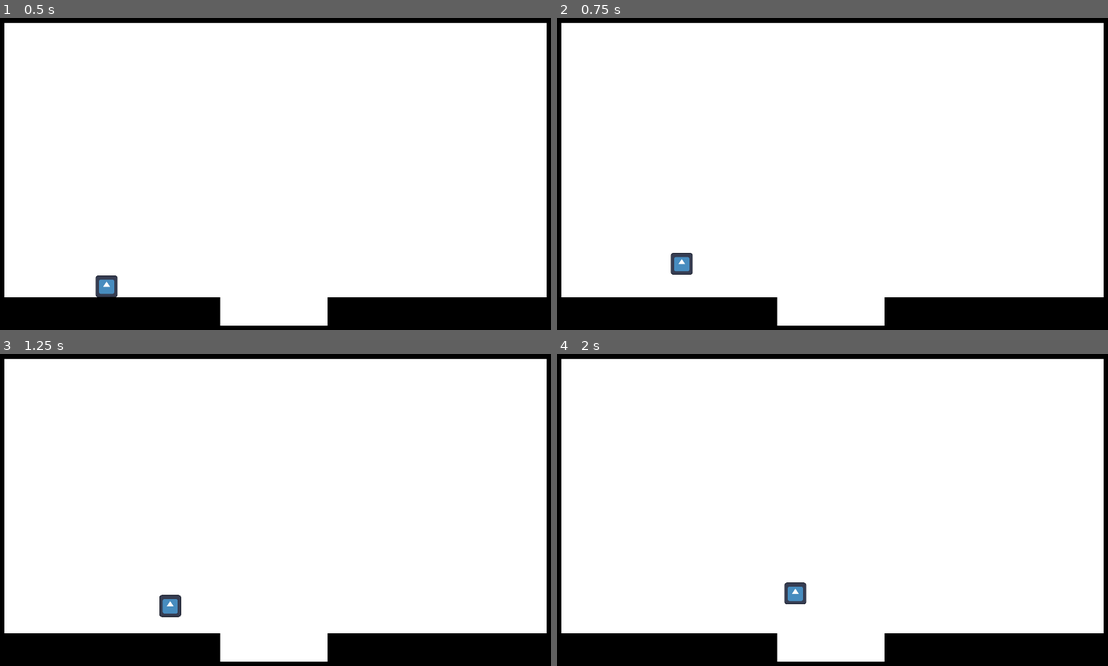
Above: before the commit, frames 1-4 (two rows, left to right).
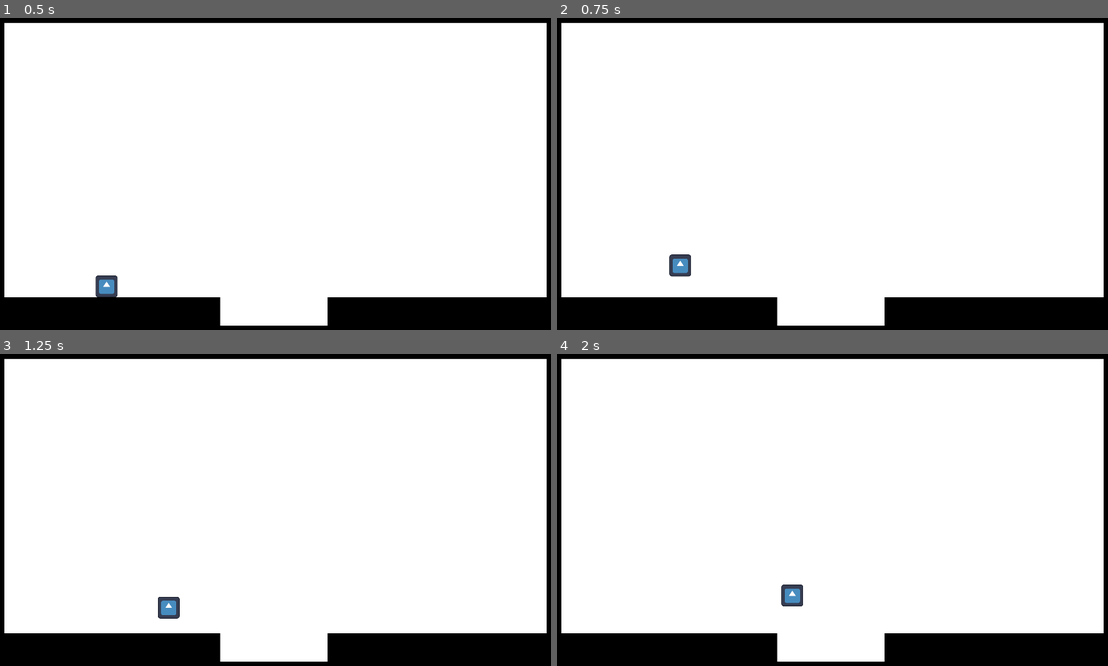
Above: after the commit, the same moments.

Repository: djfieldwpi/alt-ctrl-mqp
Game: Godot game, scene res://Empty.tscn
The game is run twice, just before and just after one commit, with the same random seed, the same clock (stepped at 60 frames per second) and the same inputs. The engine's default icon, where the game draws it, is replaced by a stand-in: a white triangle on a blue panel in a dark square.
Inputs:
- Up to frame 1 (0.5 s): no input
- Up to frame 2 (0.75 s): tap Enter (ui_accept) at 0.5 s; hold Right (ui_right) from 0.53 s (still down); tap Ctrl (Crawl, bound only after the commit) at 0.6 s
- Up to frame 3 (1.25 s): keep holding Right (ui_right); tap Enter (ui_accept) at 0.77 s
- Up to frame 4 (2 s): keep holding Right (ui_right); tap C (Detect Shadows) at 1.35 s; tap Enter (ui_accept) at 1.52 s; tap Ctrl (Crawl, bound only after the commit) at 1.55 s

Frame 1 is identical in both runs. In frame 2, 0.2% of the frame differs, in the area x 20-25%, y 75-83%; in frame 3, 0.2%; in frame 4, 0.3%, in the area x 40-46%, y 73-81%.
Error in both runs: Attempt to call function 'get_as_text' in base 'null instance' on a null instance. (res://ShadowSpawn.gd:14)

Commit message:
3d character test

Diff:
--- /dev/null
+++ b/Godot Testing Projects/custom-shape-test/character test.tscn
@@ -0,0 +1,65 @@
+[gd_scene format=3 uid="uid://cwghs7gir8ii1"]
+
+[ext_resource type="Script" uid="uid://dgecg2rehne1f" path="res://character_body_2d.gd" id="1_27575"]
+
+[sub_resource type="CylinderMesh" id="CylinderMesh_vleqr"]
+height = 1.8
+
+[sub_resource type="Animation" id="Animation_27575"]
+length = 0.001
+
+[sub_resource type="Animation" id="Animation_vleqr"]
+resource_name = "crawl"
+tracks/0/type = "rotation_3d"
+tracks/0/imported = false
+tracks/0/enabled = true
+tracks/0/path = NodePath("MeshInstance3D")
+tracks/0/interp = 1
+tracks/0/loop_wrap = true
+tracks/0/keys = PackedFloat32Array(0, 1, 0, 0, 0, 1, 1, 1, 0, 0, -0.7071067, 0.70710677)
+
+[sub_resource type="AnimationLibrary" id="AnimationLibrary_27575"]
+_data = {
+&"RESET": SubResource("Animation_27575"),
+&"crawl": SubResource("Animation_vleqr")
+}
+
+[sub_resource type="ViewportTexture" id="ViewportTexture_27575"]
+viewport_path = NodePath("CharacterBody2D/SubViewport")
+
+[sub_resource type="RectangleShape2D" id="RectangleShape2D_vleqr"]
+
+[node name="CharacterTest" type="Node2D" unique_id=1587406608]
+
+[node name="CharacterBody2D" type="CharacterBody2D" parent="." unique_id=1984426816]
+script = ExtResource("1_27575")
+
+[node name="SubViewport" type="SubViewport" parent="CharacterBody2D" unique_id=1937698246]
+transparent_bg = true
+
+[node name="MeshInstance3D" type="MeshInstance3D" parent="CharacterBody2D/SubViewport" unique_id=1228780403]
+transform = Transform3D(0.9999999, 0, 0, 0, 0.9999999, 0, 0, 0, 1, 0, 0, 0)
+mesh = SubResource("CylinderMesh_vleqr")
+
+[node name="Camera3D" type="Camera3D" parent="CharacterBody2D/SubViewport" unique_id=510458052]
+transform = Transform3D(1, 0, 0, 0, 1, 0, 0, 0, 1, 0, 0, 5)
+projection = 1
+size = 2.0
+
+[node name="DirectionalLight3D" type="DirectionalLight3D" parent="CharacterBody2D/SubViewport" unique_id=34298050]
+transform = Transform3D(1, 0, 0, 0, 1, 0, 0, 0, 1, 0, 0, 5)
+
+[node name="AnimationPlayer" type="AnimationPlayer" parent="CharacterBody2D/SubViewport" unique_id=870438453]
+libraries/ = SubResource("AnimationLibrary_27575")
+
+[node name="TextureRect" type="TextureRect" parent="CharacterBody2D" unique_id=1830585488]
+offset_left = -20.0
+offset_top = -20.0
+offset_right = 20.0
+offset_bottom = 20.0
+scale = Vector2(0.078764305, 0.078764305)
+texture = SubResource("ViewportTexture_27575")
+
+[node name="CollisionShape2D" type="CollisionShape2D" parent="CharacterBody2D" unique_id=1784702513]
+scale = Vector2(1, 2)
+shape = SubResource("RectangleShape2D_vleqr")
--- a/Godot Testing Projects/custom-shape-test/character_body_2d.gd
+++ b/Godot Testing Projects/custom-shape-test/character_body_2d.gd
@@ -25,4 +25,9 @@
 		else:
 			velocity.x = move_toward(velocity.x, 0, SPEED)
 
+		if Input.is_action_just_pressed("Crawl"):
+			$SubViewport/AnimationPlayer.play("crawl")
+			$CollisionShape2D.scale.x = 2
+			$CollisionShape2D.scale.y = 1
+
 		move_and_slide()
--- /dev/null
+++ b/Godot Testing Projects/custom-shape-test/crawl_test.tscn
@@ -0,0 +1,44 @@
+[gd_scene format=3 uid="uid://c0m37vbq5ascu"]
+
+[ext_resource type="PackedScene" uid="uid://cwghs7gir8ii1" path="res://character test.tscn" id="1_nlb4o"]
+
+[sub_resource type="RectangleShape2D" id="RectangleShape2D_c00tx"]
+size = Vector2(128, 128)
+
+[node name="CrawlTest" type="Node2D" unique_id=1471406617]
+
+[node name="StaticBody2D1" type="StaticBody2D" parent="." unique_id=837825320]
+position = Vector2(963.99994, 1008)
+scale = Vector2(15.198487, 1.1142262)
+
+[node name="CollisionShape2D" type="CollisionShape2D" parent="StaticBody2D1" unique_id=1697600917]
+shape = SubResource("RectangleShape2D_c00tx")
+
+[node name="ColorRect" type="ColorRect" parent="StaticBody2D1/CollisionShape2D" unique_id=488372862]
+offset_left = -64.0
+offset_top = -63.99994
+offset_right = -24.0
+offset_bottom = -23.999939
+scale = Vector2(3.1998363, 3.1999965)
+color = Color(0, 0, 0, 1)
+metadata/_edit_use_anchors_ = true
+
+[node name="StaticBody2D2" type="StaticBody2D" parent="." unique_id=1436516022]
+position = Vector2(970.00006, 772)
+scale = Vector2(4.438487, 1.1142262)
+
+[node name="CollisionShape2D" type="CollisionShape2D" parent="StaticBody2D2" unique_id=540189750]
+shape = SubResource("RectangleShape2D_c00tx")
+
+[node name="ColorRect" type="ColorRect" parent="StaticBody2D2/CollisionShape2D" unique_id=157538617]
+offset_left = -64.0
+offset_top = -63.99994
+offset_right = -24.0
+offset_bottom = -23.999939
+scale = Vector2(3.1998363, 3.1999965)
+color = Color(0, 0, 0, 1)
+metadata/_edit_use_anchors_ = true
+
+[node name="CharacterTest" parent="." unique_id=1587406608 instance=ExtResource("1_nlb4o")]
+position = Vector2(75, 847.00006)
+scale = Vector2(3.4342089, 3.2859716)
--- a/Godot Testing Projects/custom-shape-test/project.godot
+++ b/Godot Testing Projects/custom-shape-test/project.godot
@@ -45,6 +45,11 @@
 "events": [Object(InputEventKey,"resource_local_to_scene":false,"resource_name":"","device":-1,"window_id":0,"alt_press …(192 unchanged characters)…
 ]
 }
+Crawl={
+"deadzone": 0.2,
+"events": [Object(InputEventKey,"resource_local_to_scene":false,"resource_name":"","device":-1,"window_id":0,"alt_pressed":false,"shift_pressed":false,"ctrl_pressed":false,"meta_pressed":false,"pressed":false,"keycode":0,"physical_keycode":4194326,"key_label":0,"unicode":0,"location":0,"echo":false,"script":null)
+]
+}
 
 [rendering]
 
